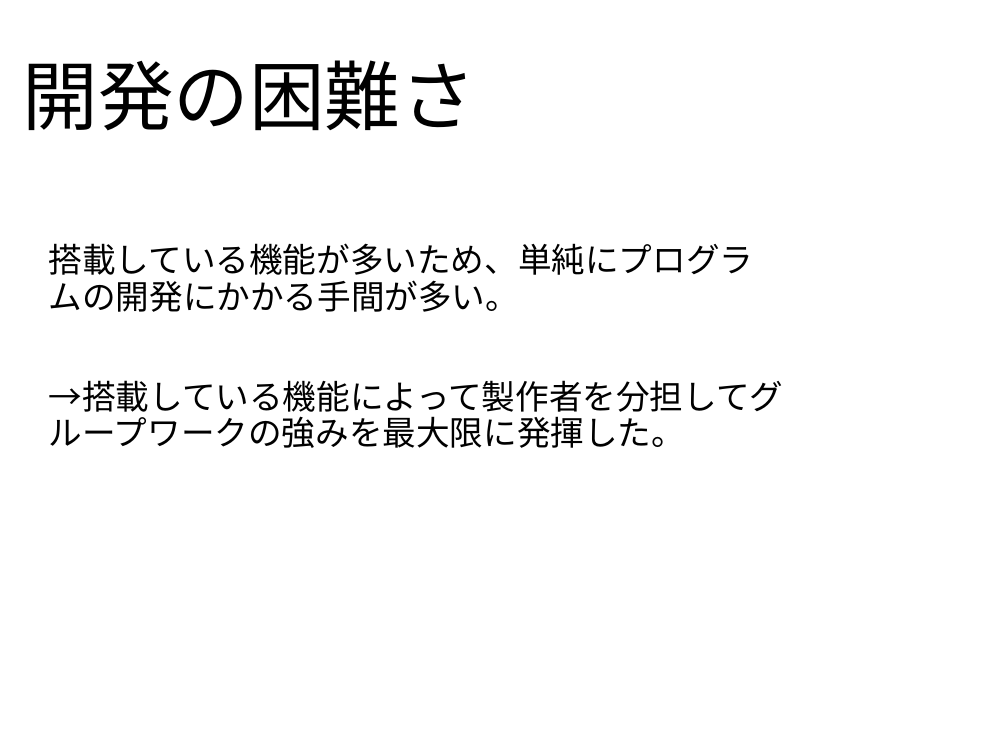
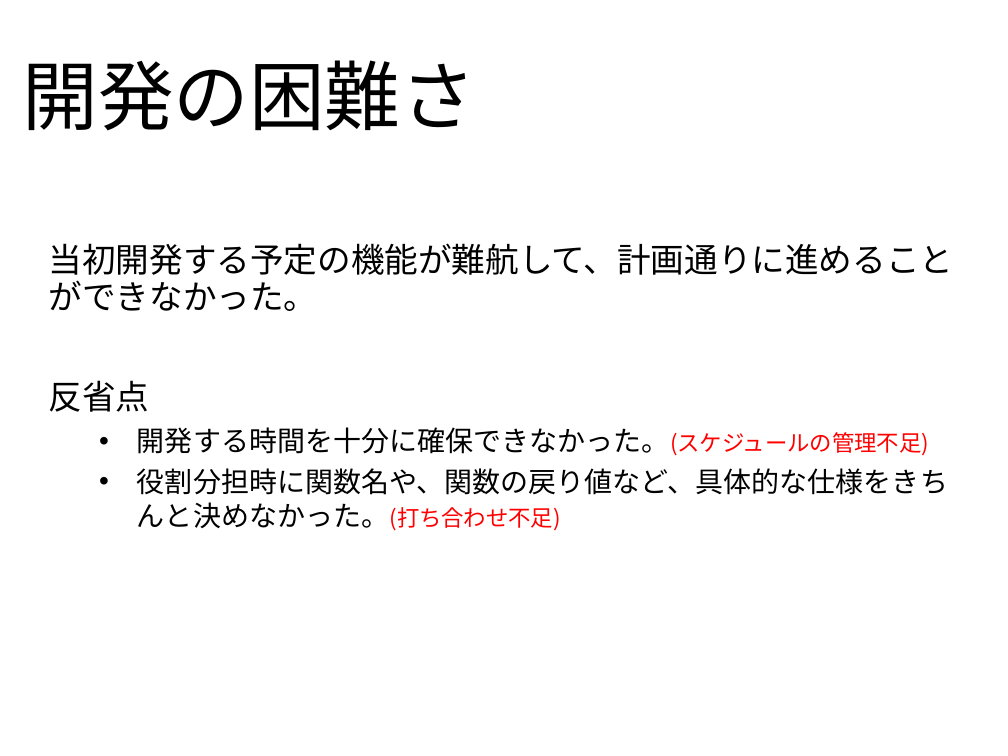
Before and after one commit to PBLB2015group06/TankSim, a slide deck: slide 8 of 期末スライド.pptx (slide 9 before the commit). Drawn at 1008x756 pixels with LibreOffice and Linux fonts; fonts in the diff are those of the drawing; background and template pictures are left out. Boxes give left, top, right and bottom in pixels: in the first picture for what was removed or moved away, otherwise in the second. Text is boxed around its words. In the diff, an @@ line names an element or a change of style, - is before the commit and + after.

Commit message:
提出したプログラムに合わせて内容を変更しました。

```diff
--- a/期末スライド.pptx
+++ b/期末スライド.pptx
@@ subtitle at (49, 243, 954, 531): text changed; size 24 to 20 pt @@
-搭載している機能が多いため、単純にプログラムの開発にかかる手間が多い。
-→搭載している機能によって製作者を分担してグループワークの強みを最大限に発揮した。
+当初開発する予定の機能が難航して、計画通りに進めることができなかった。
+反省点
+  • 開発する時間を十分に確保できなかった。(スケジュールの管理不足)
+  • 役割分担時に関数名や、関数の戻り値など、具体的な仕様をきちんと決めなかった。(打ち合わせ不足)
```
Also in this commit, not shown: 5 other slides changed, 2 slides added, 3 slides removed.
